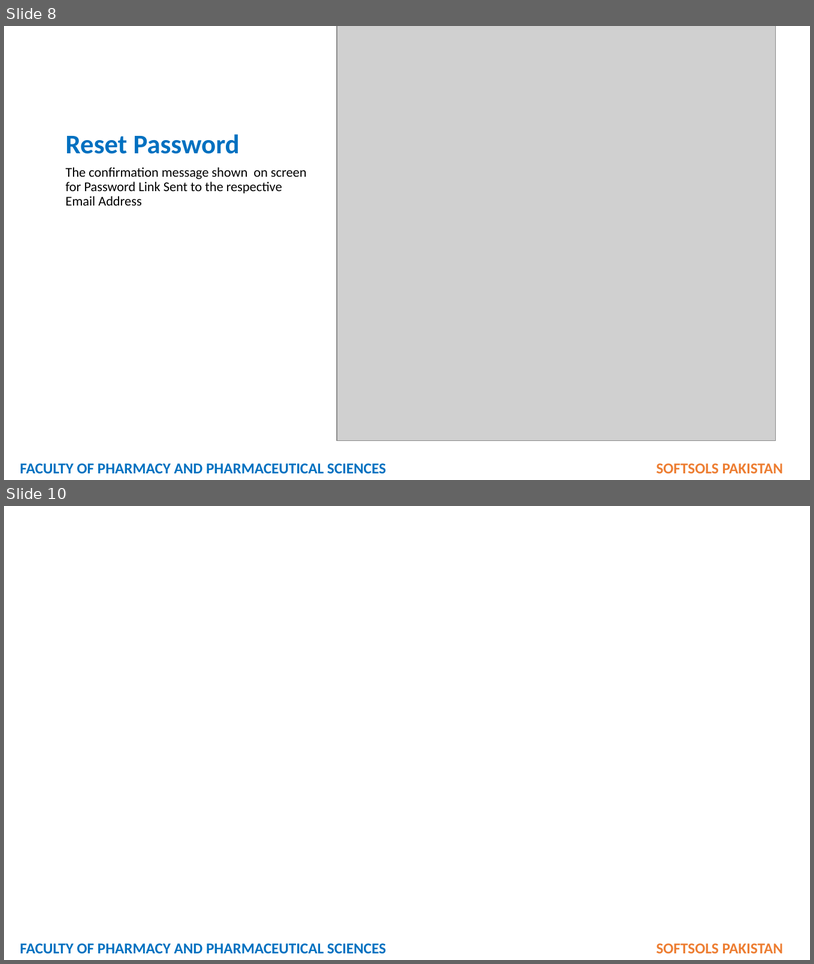
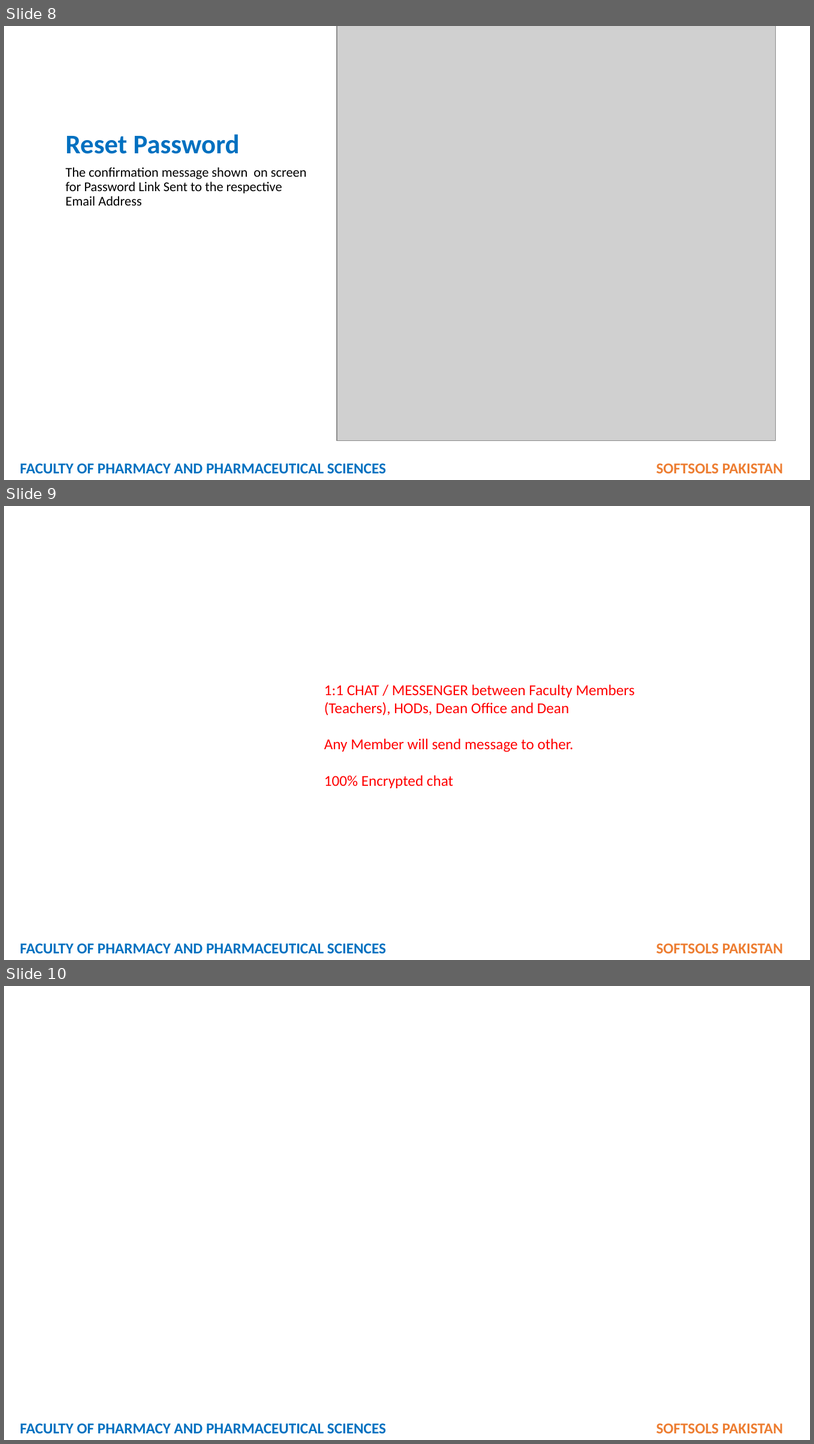
Before and after one commit to softsolspk1/fop, a slide deck: STUDENT REGISTRATION.pptx. Shown one above the other, each under a label of ours: slides 8 and 10 before the commit, slides 8, 9 and 10 after it; the slides between them are not shown. The pictures are 814x964 and 814x1444 pixels, drawn with LibreOffice and Linux fonts; fonts in the diff are those of the drawing; grey boxes stand for pictures; background and template pictures are left out. Boxes give left, top, right and bottom in pixels: in the first picture for what was removed or moved away, otherwise in the second. Text is boxed around its words. In the diff, an @@ line names an element or a change of style, - is before the commit and + after.

```diff
--- a/STUDENT REGISTRATION.pptx
+++ b/STUDENT REGISTRATION.pptx
@@ slide 9 added at <box>4,506,810,960</box>, background picture (left out) @@
@@ text added at <box>324,684,635,788</box>, 18 pt, text #FF0000 @@
+1:1 CHAT / MESSENGER between Faculty Members (Teachers), HODs, Dean Office and Dean
+Any Member will send message to other.
+100% Encrypted chat
@@ text added at <box>20,943,783,954</box>, 18 pt, text #0070C0, bold @@
+FACULTY OF PHARMACY AND PHARMACEUTICAL SCIENCES SOFTSOLS PAKISTAN
```
Also in this commit, not shown: 5 other slides added, 3 other files.
